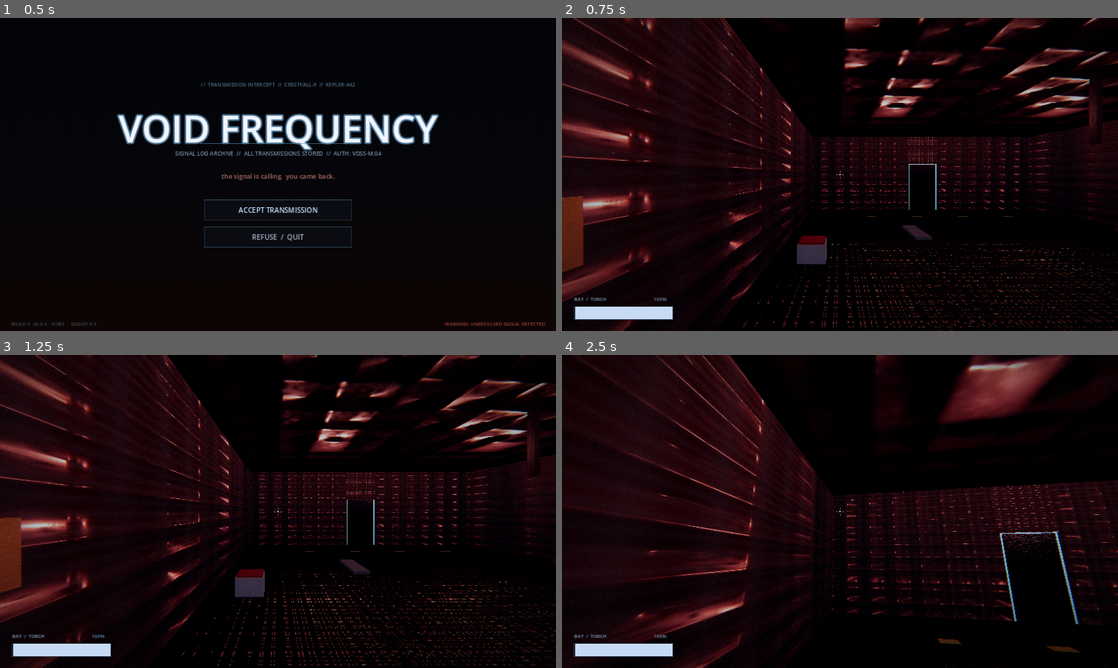
Above: before the commit, frames 1-4 (two rows, left to right).
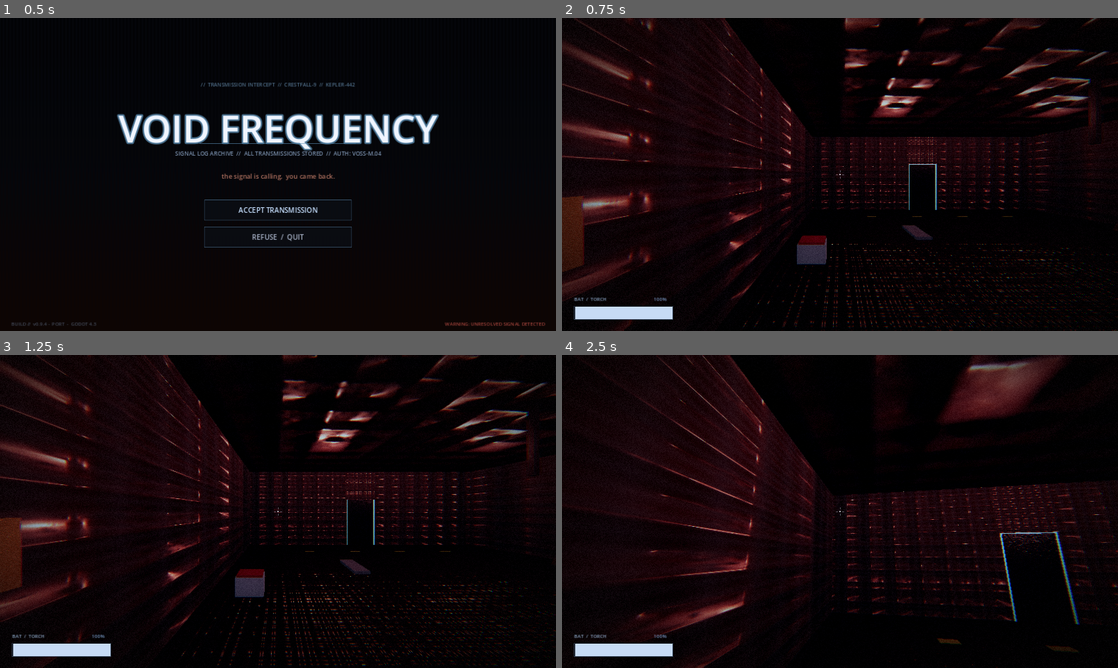
Above: after the commit, the same moments.

Repository: jakob265/horror
Game: Godot game, scene res://scenes/main.tscn
Same seed, same stepped clock (60 frames per second), same inputs: the game is played once before the commit and once after it.
Inputs (mouse positions are in pixels of both pictures, inside the frame that each line leads up to):
- Up to frame 1 (0.5 s): no input
- Up to frame 2 (0.75 s): click "ACCEPT TRANSMISSION" at 0.5 s
- Up to frame 3 (1.25 s): no input
- Up to frame 4 (2.5 s): tap Enter at 1.25 s; move the mouse to (867, 511) at 1.27 s; hold Ctrl (crouch) 1.28-2.03 s; hold W (move_forward) from 1.28 s (still down); tap Space at 1.52, 2.27 s; move the mouse to (812, 511) at 2.02 s; tap E (interact) at 2.1 s

Frame 1 is identical in both runs. In frame 2, 4.4% of the frame differs, in the area x 0-100%, y 0-100%; in frame 3, 4.3%; in frame 4, 2.7%.

Commit message:
Make the visual grade actually visible: stronger fog, grade, and post-FX
"Looks the same" — most likely Forward+ was already active (so the features
flag was cosmetic) and the post pass was too subtle. Pushed all three layers
so the change is unmistakable, and split them so it's diagnosable:

- Environment color grade (guaranteed to apply, no pipeline questions):
  saturation 0.88 -> 0.80, contrast 1.04 -> 1.11.
- Volumetric fog: density base ~0.01 -> ~0.025, ambient/GI inject up, so there
  is visible atmospheric haze that catches the lights.
- Post-FX shader cranked: vignette 0.55 -> 0.85 (starts closer to center),
  chromatic aberration ~0.0035 -> 0.006, grain 0.055 -> 0.09, colder tint.
- Hardened the post-FX ColorRect to a guaranteed full-rect so it can't render
  at zero size.

If the grade/fog now look different but there's still no vignette/grain, that
isolates the post-FX layer as the thing to fix next.

Diff:
--- a/godot/scripts/main.gd
+++ b/godot/scripts/main.gd
@@ -37,8 +37,11 @@
 	bbc.copy_mode = BackBufferCopy.COPY_MODE_VIEWPORT
 	layer.add_child(bbc)
 	var rect := ColorRect.new()
+	rect.set_anchors_preset(Control.PRESET_FULL_RECT)
 	rect.anchor_right = 1.0
 	rect.anchor_bottom = 1.0
+	rect.offset_right = 0.0
+	rect.offset_bottom = 0.0
 	rect.mouse_filter = Control.MOUSE_FILTER_IGNORE
 	var mat := ShaderMaterial.new()
 	mat.shader = load("res://shaders/postfx.gdshader")
--- a/godot/scripts/util/act_util.gd
+++ b/godot/scripts/util/act_util.gd
@@ -24,12 +24,12 @@
 	e.fog_height = 6.0
 	e.fog_height_density = 0.20
 	e.volumetric_fog_enabled = true
-	e.volumetric_fog_density = 0.008 + fog_density * 0.2
+	e.volumetric_fog_density = 0.022 + fog_density * 0.7
 	e.volumetric_fog_albedo = ambient.lerp(Color.WHITE, 0.4)
-	e.volumetric_fog_anisotropy = 0.25
-	e.volumetric_fog_length = 40.0
-	e.volumetric_fog_gi_inject = 0.3
-	e.volumetric_fog_ambient_inject = 0.5
+	e.volumetric_fog_anisotropy = 0.3
+	e.volumetric_fog_length = 48.0
+	e.volumetric_fog_gi_inject = 0.6
+	e.volumetric_fog_ambient_inject = 0.9
 	e.volumetric_fog_temporal_reprojection_enabled = true
 	e.tonemap_mode = Environment.TONE_MAPPER_ACES
 	e.tonemap_exposure = 1.35
@@ -58,9 +58,9 @@
 	e.set_glow_level(4, 0.45)
 	e.set_glow_level(5, 0.25)
 	e.adjustment_enabled = true
-	e.adjustment_brightness = 1.05
-	e.adjustment_contrast = 1.04
-	e.adjustment_saturation = 0.88
+	e.adjustment_brightness = 1.0
+	e.adjustment_contrast = 1.11
+	e.adjustment_saturation = 0.80
 	env.environment = e
 	parent.add_child(env)
 
--- a/godot/shaders/postfx.gdshader
+++ b/godot/shaders/postfx.gdshader
@@ -5,14 +5,14 @@
 // the UI, so HUD/menus stay crisp.
 
 uniform sampler2D screen_tex : hint_screen_texture, filter_linear;
-uniform float ca_amount : hint_range(0.0, 0.02) = 0.0035;
-uniform float vignette_strength : hint_range(0.0, 1.0) = 0.55;
-uniform float vignette_start : hint_range(0.0, 1.0) = 0.32;
-uniform float grain_amount : hint_range(0.0, 0.4) = 0.055;
+uniform float ca_amount : hint_range(0.0, 0.02) = 0.006;
+uniform float vignette_strength : hint_range(0.0, 1.0) = 0.85;
+uniform float vignette_start : hint_range(0.0, 1.0) = 0.20;
+uniform float grain_amount : hint_range(0.0, 0.4) = 0.09;
 uniform float saturation : hint_range(0.0, 2.0) = 0.90;
-uniform float contrast : hint_range(0.5, 2.0) = 1.06;
-uniform vec3 cold_tint = vec3(0.93, 0.98, 1.07);
-uniform float scanline_amount : hint_range(0.0, 0.2) = 0.025;
+uniform float contrast : hint_range(0.5, 2.0) = 1.07;
+uniform vec3 cold_tint = vec3(0.90, 0.99, 1.09);
+uniform float scanline_amount : hint_range(0.0, 0.2) = 0.03;
 
 float hash(vec2 p) {
 	return fract(sin(dot(p, vec2(127.1, 311.7))) * 43758.5453123);
